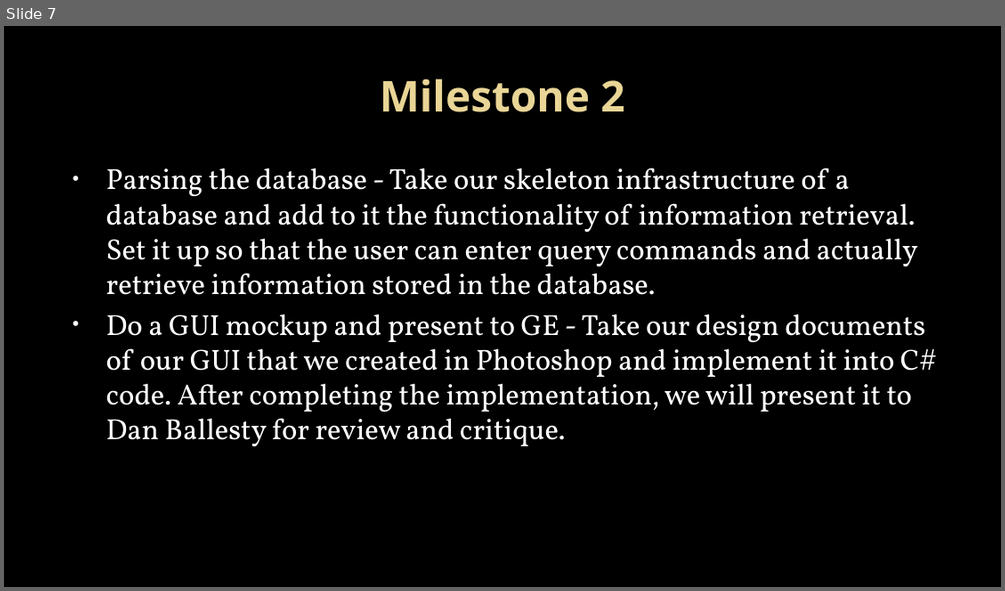
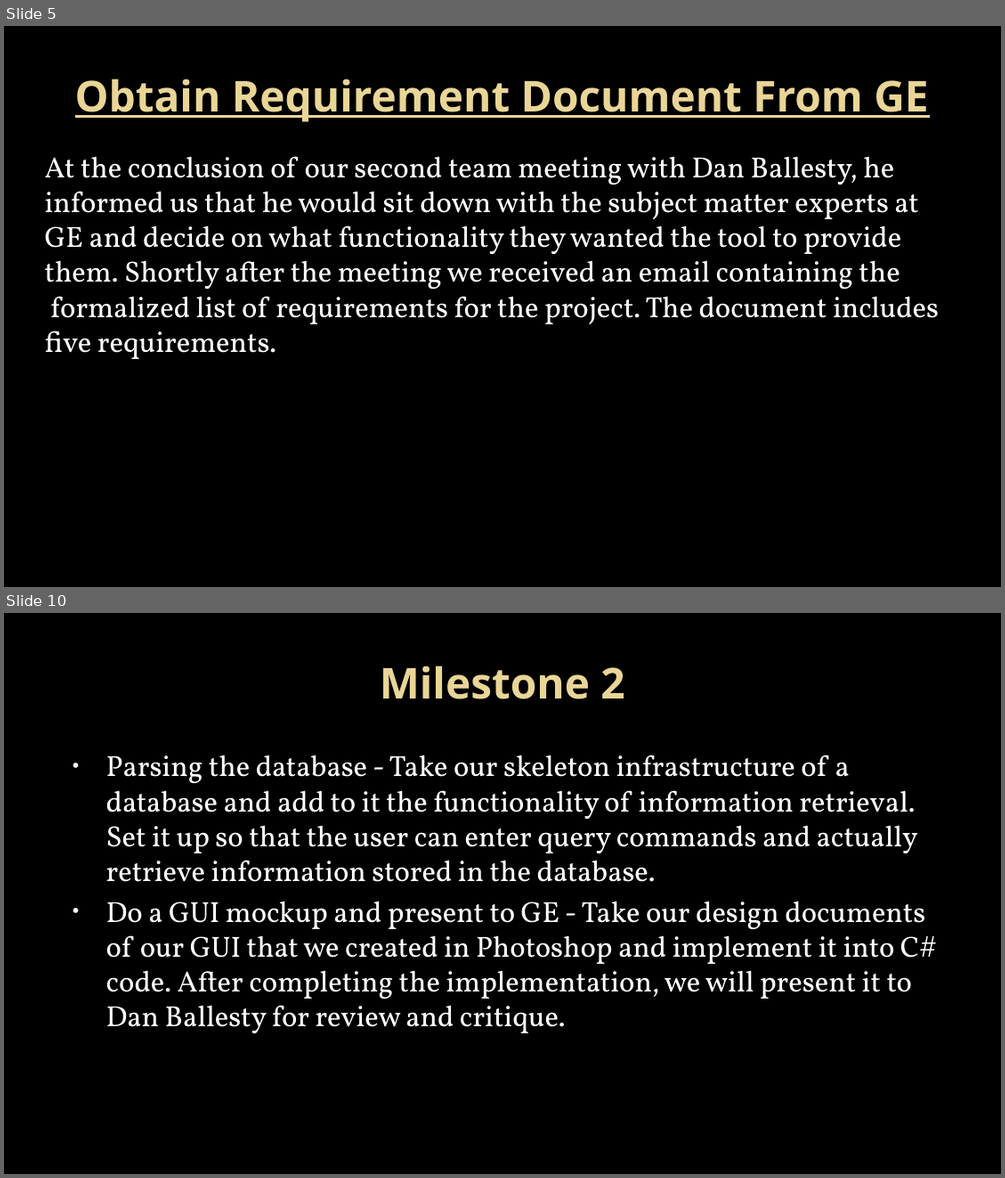
Before and after one commit to Topgun122104/SeniorProj, a slide deck: Documents/Presentations/Milestone 1 presentation.pptx. Shown one above the other, each under a label of ours: slide 7 before the commit, slides 5 and 10 after it; the slides between them are not shown. The pictures are 1005x591 and 1005x1178 pixels, drawn with LibreOffice and Linux fonts; fonts in the diff are those of the drawing; background and template pictures are left out. Boxes give left, top, right and bottom in pixels: in the first picture for what was removed or moved away, otherwise in the second. Text is boxed around its words. In the diff, an @@ line names an element or a change of style, - is before the commit and + after.

```diff
--- a/Documents/Presentations/Milestone 1 presentation.pptx
+++ b/Documents/Presentations/Milestone 1 presentation.pptx
@@ slide 5 added at bbox=[4, 26, 1001, 587], background picture (left out) @@
@@ title added at bbox=[75, 79, 928, 122], 41 pt, text gradient #EAD696 to #E7D081, bold, underline @@
+Obtain Requirement Document From GE
@@ text added at bbox=[45, 156, 938, 359], 28 pt, text #FFFFFF @@
+At the conclusion of our second team meeting with Dan Ballesty, he informed us that he would sit down with the subject matter experts at GE and decide on what functionality they wanted the tool to provide them. Shortly after the meeting we received an email containing the
+formalized list of requirements for the project. The document includes five requirements.
@@ what was slide 7 is now slide 10 @@
```
Also in this commit, not shown: 2 slides changed, 5 other slides added, 3 slides removed.
